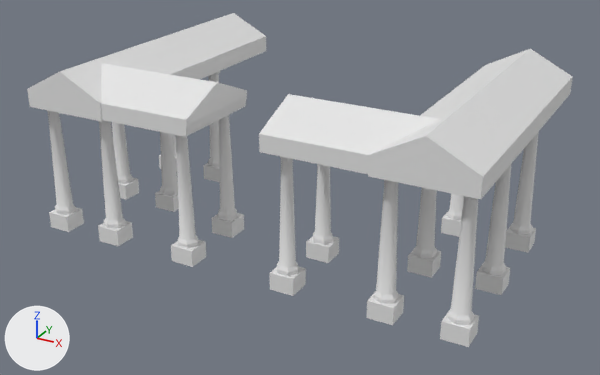
The COLLADA model art/meshes/props/byza_library_stoa.dae: old version first, new version second.
One viewpoint serves both versions: a 50 mm lens placed at (23.5, -51.7, 25.8), pointed at (-0.1, -8.7, 4.3). The axes (+X, +Y, +Z) are drawn at lower left. The lights are the same throughout. Vertices at the same position are counted once.

The first picture shows 'portico'.
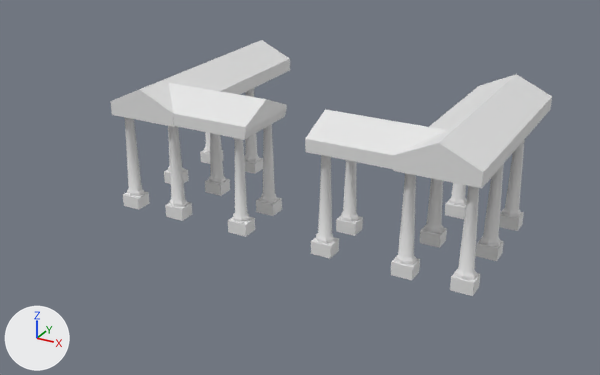
Where the change shows, as pixel boxes [x1, y1, x2, y2] in the pictures (600 x 375 px; the box of a moved part takes in the faces that stretch with it):
'portico', reshaped, moved, rescaled (19% narrower, 23% shorter): before [27, 13, 573, 347]; after [110, 40, 552, 296]
part 1 of me_plane_004, moved or reshaped: before [368, 49, 573, 199]; after [110, 40, 290, 127]
part 2 of me_plane_004, added: after [393, 74, 552, 188]
part 3 of me_plane_004, moved or reshaped: before [447, 196, 478, 325]; after [455, 186, 479, 280]
part 4 of me_plane_004, moved or reshaped: before [440, 309, 479, 347]; after [450, 269, 480, 296]
part 5 of me_plane_004, moved or reshaped: before [482, 163, 512, 275]; after [481, 164, 504, 246]
part 6 of me_plane_004, moved or reshaped: before [475, 261, 510, 295]; after [475, 236, 504, 261]
part 7 of me_plane_004, moved or reshaped: before [510, 132, 539, 234]; after [502, 139, 525, 217]
part 8 of me_plane_004, moved or reshaped: before [505, 224, 536, 253]; after [499, 209, 524, 231]
part 9 of me_plane_004, moved or reshaped: before [277, 156, 298, 276]; after [316, 155, 334, 244]
part 10 of me_plane_004, moved or reshaped: before [269, 266, 306, 296]; after [311, 237, 339, 259]
part 11 of me_plane_004, moved or reshaped: before [313, 164, 333, 245]; after [341, 160, 358, 222]
part 12 of me_plane_004, moved or reshaped: before [306, 236, 339, 263]; after [336, 216, 363, 236]
part 13 of me_plane_004, moved or reshaped: before [373, 180, 399, 304]; after [396, 173, 416, 265]
part 14 of me_plane_004, moved or reshaped: before [366, 294, 404, 325]; after [391, 257, 420, 280]
part 15 of me_plane_004, moved or reshaped: before [413, 188, 437, 258]; after [424, 178, 443, 233]
part 16 of me_plane_004, moved or reshaped: before [407, 250, 441, 278]; after [420, 227, 447, 248]
part 17 of me_plane_004, moved or reshaped: before [447, 193, 464, 220]; after [449, 183, 467, 206]
part 18 of me_plane_004, moved or reshaped: before [441, 213, 461, 237]; after [445, 200, 466, 219]
part 19 of me_plane_004, moved or reshaped: before [175, 135, 198, 249]; after [233, 138, 249, 223]
part 20 of me_plane_004, moved or reshaped: before [171, 240, 206, 267]; after [228, 217, 255, 237]
part 21 of me_plane_004, moved or reshaped: before [218, 114, 237, 221]; after [261, 124, 277, 203]
part 22 of me_plane_004, deleted: before [27, 13, 441, 246]
part 23 of me_plane_004, added: after [123, 83, 449, 221]

The change, as a list of edits to the scene's bpy script:
```text
Change me_plane_004:
    used by ob_portico; location = (0.0, 0.0, 1.71); scale = (2.08, 1.9, 2.26)
    remove me_plane_004.from_pydata(...)  # 922 vertices, 1428 faces; spans x -6.72..6.79, y -9.19..0.5, z 0.02..4.82
    add me_plane_004.from_pydata(...)  # 916 vertices, 1428 faces; spans x -15.31..15.48, y -14.76..3.65, z 1.75..12.6
    me_plane_004 part 1: the loose piece of 23 vertices spanning x 4.08..6.79, y -9.19..0.5, z 3.68..4.82 is scaled about its middle by (2.28, 1.9, 2.26), then moved by (-17.65, -1.21, 7.06)
    me_plane_004 part 2: the loose piece of 23 vertices spanning x 4.08..6.79, y -9.19..0.5, z 3.68..4.82 is copied, and the copy is scaled about its middle by (2.28, 1.9, 2.26), then moved by (6.95, -1.21, 7.06); it spans x 9.29..15.48, y -14.76..3.65, z 10.02..12.6
    me_plane_004 part 3: the loose piece of 36 vertices spanning x 6.13..6.7, y -8.95..-8.27, z 0.46..3.74 is scaled about its middle by (2.28, 1.9, 2.26), then moved by (8.21, -5.05, 4.35)
    me_plane_004 part 4: the loose piece of 8 vertices spanning x 6.05..6.78, y -8.98..-8.23, z 0.02..0.48 is scaled about its middle by (2.28, 1.9, 2.26), then moved by (8.21, -5.05, 2.03)
    me_plane_004 part 5: the loose piece of 36 vertices spanning x 6.13..6.7, y -5.95..-5.27, z 0.46..3.74 is scaled about its middle by (2.28, 1.9, 2.26), then moved by (8.21, -2.35, 4.35)
    me_plane_004 part 6: the loose piece of 8 vertices spanning x 6.05..6.78, y -5.99..-5.24, z 0.02..0.48 is scaled about its middle by (2.28, 1.9, 2.26), then moved by (8.21, -2.35, 2.03)
    me_plane_004 part 7: the loose piece of 36 vertices spanning x 6.13..6.7, y -2.95..-2.27, z 0.46..3.74 is scaled about its middle by (2.28, 1.9, 2.26), then moved by (8.21, 0.35, 4.35)
    me_plane_004 part 8: the loose piece of 8 vertices spanning x 6.05..6.78, y -2.99..-2.24, z 0.02..0.48 is scaled about its middle by (2.28, 1.9, 2.26), then moved by (8.21, 0.35, 2.03)
    me_plane_004 part 9: the loose piece of 36 vertices spanning x 1.26..1.92, y -8.91..-8.32, z 0.48..3.77 is scaled about its middle by (2.28, 1.9, 2.26), then moved by (2.04, -5.06, 4.39)
    me_plane_004 part 10: the loose piece of 8 vertices spanning x 1.23..1.95, y -8.99..-8.24, z 0.05..0.51 is scaled about its middle by (2.28, 1.9, 2.26), then moved by (2.04, -5.06, 2.06)
    me_plane_004 part 11: the loose piece of 36 vertices spanning x 1.26..1.92, y -6.67..-6.07, z 0.48..3.77 is scaled about its middle by (2.28, 1.9, 2.26), then moved by (2.04, -3.03, 4.39)
    me_plane_004 part 12: the loose piece of 8 vertices spanning x 1.23..1.95, y -6.75..-6.0, z 0.05..0.51 is scaled about its middle by (2.28, 1.9, 2.26), then moved by (2.04, -3.03, 2.06)
    me_plane_004 part 13: the loose piece of 36 vertices spanning x 4.16..4.74, y -8.95..-8.27, z 0.46..3.74 is scaled about its middle by (2.28, 1.9, 2.26), then moved by (5.69, -5.05, 4.35)
    me_plane_004 part 14: the loose piece of 8 vertices spanning x 4.09..4.81, y -8.98..-8.23, z 0.02..0.48 is scaled about its middle by (2.28, 1.9, 2.26), then moved by (5.69, -5.05, 2.03)
    me_plane_004 part 15: the loose piece of 36 vertices spanning x 4.16..4.74, y -5.95..-5.27, z 0.46..3.74 is scaled about its middle by (2.28, 1.9, 2.26), then moved by (5.69, -2.35, 4.35)
    me_plane_004 part 16: the loose piece of 8 vertices spanning x 4.09..4.81, y -5.99..-5.24, z 0.02..0.48 is scaled about its middle by (2.28, 1.9, 2.26), then moved by (5.69, -2.35, 2.03)
    me_plane_004 part 17: the loose piece of 36 vertices spanning x 4.16..4.74, y -2.95..-2.27, z 0.46..3.74 is scaled about its middle by (2.28, 1.9, 2.26), then moved by (5.69, 0.35, 4.35)
    me_plane_004 part 18: the loose piece of 8 vertices spanning x 4.09..4.81, y -2.99..-2.24, z 0.02..0.48 is scaled about its middle by (2.28, 1.9, 2.26), then moved by (5.69, 0.35, 2.03)
    me_plane_004 part 19: the loose piece of 36 vertices spanning x -2.01..-1.35, y -8.91..-8.32, z 0.48..3.77 is scaled about its middle by (2.28, 1.9, 2.26), then moved by (-2.14, -5.06, 4.39)
    me_plane_004 part 20: the loose piece of 8 vertices spanning x -2.04..-1.32, y -8.99..-8.24, z 0.05..0.51 is scaled about its middle by (2.28, 1.9, 2.26), then moved by (-2.14, -5.06, 2.06)
    me_plane_004 part 21: the loose piece of 36 vertices spanning x -2.01..-1.35, y -6.67..-6.07, z 0.48..3.77 is scaled about its middle by (2.28, 1.9, 2.26), then moved by (-2.14, -3.03, 4.39)
    me_plane_004 part 22: 24 loose pieces with 395 vertices, spanning x -6.72..5.32, y -9.19..0.5, z 0.02..4.82, are deleted
    me_plane_004 part 23: 366 vertices added at x -15.29..12.13, y -14.71..-1.55, z 1.75..12.41
Change ob_portico:
    ob_portico.location: (0.0, 0.0, 1.71) -> (0.0, 0.0, 0.0)
    ob_portico.scale: (2.08, 1.9, 2.26) -> (0.814, 0.814, 0.814)
```
